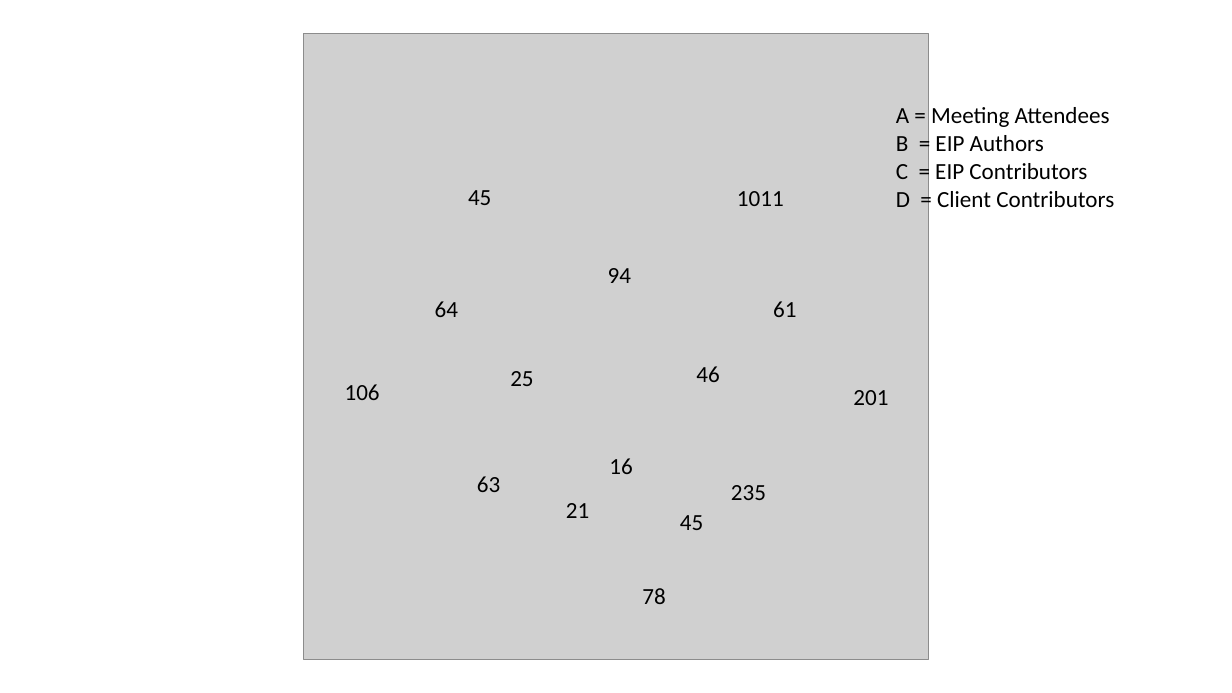
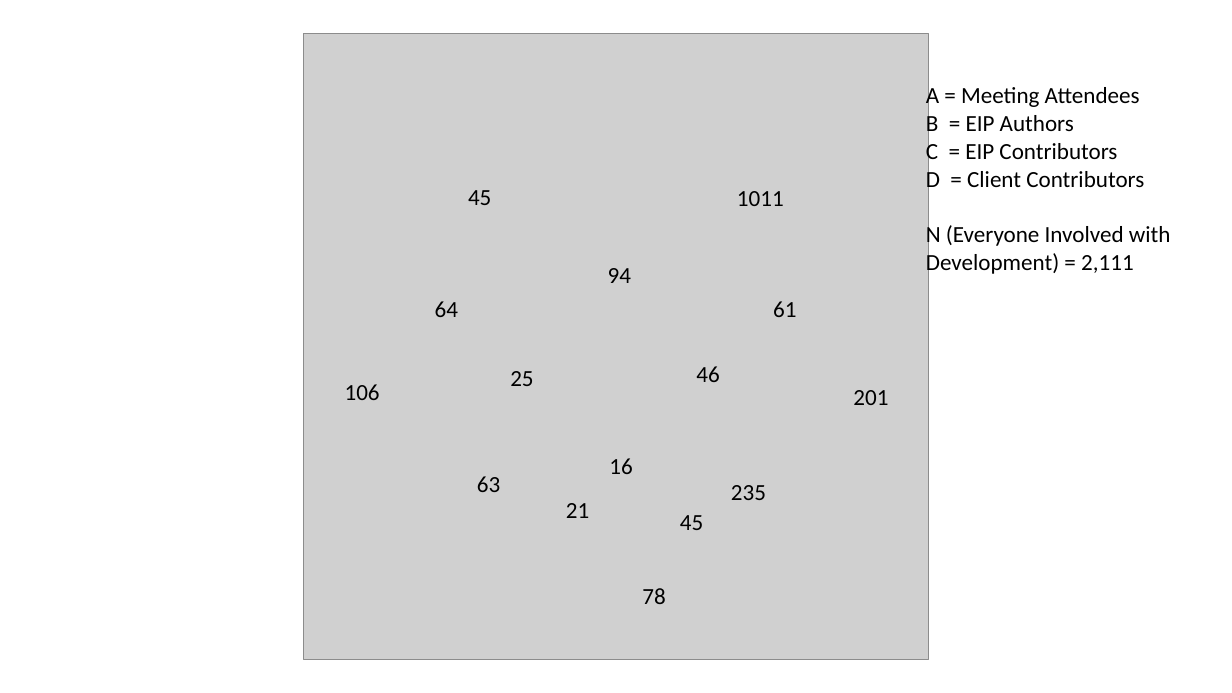
Before and after one commit to Fintech-Research-Lab/Ethereum_Governance_Project, a slide deck: slide 2 of Analysis/Meeting Attendees and Ethereum Community Analysis/venn diagram.pptx. Drawn at 1232x693 pixels with LibreOffice and Linux fonts; fonts in the diff are those of the drawing; grey boxes stand for pictures. Boxes give left, top, right and bottom in pixels: in the first picture for what was removed or moved away, otherwise in the second. Text is boxed around its words. In the diff, an @@ line names an element or a change of style, - is before the commit and + after.

```diff
--- a/Analysis/Meeting Attendees and Ethereum Community Analysis/venn diagram.pptx
+++ b/Analysis/Meeting Attendees and Ethereum Community Analysis/venn diagram.pptx
@@ text "A = Meeting Attendees": place and size @@
-text "A = Meeting Attendees" at [896,107,1114,207]
+text "A = Meeting Attendees" at [926,84,1171,276]
@@ text at [926,222,1171,276]: paragraph added @@
+N (Everyone Involved with Development) = 2,111
```
